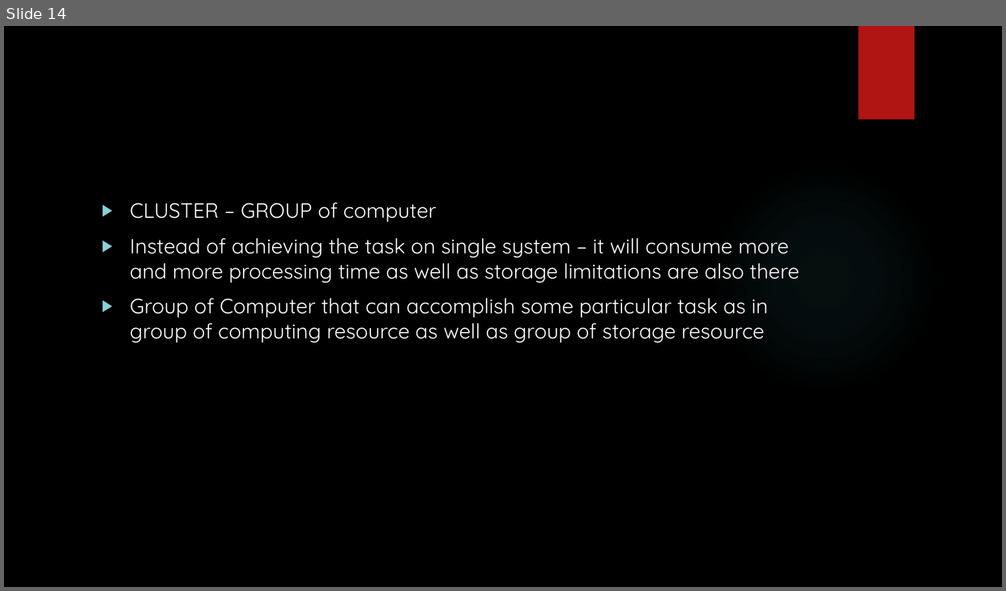
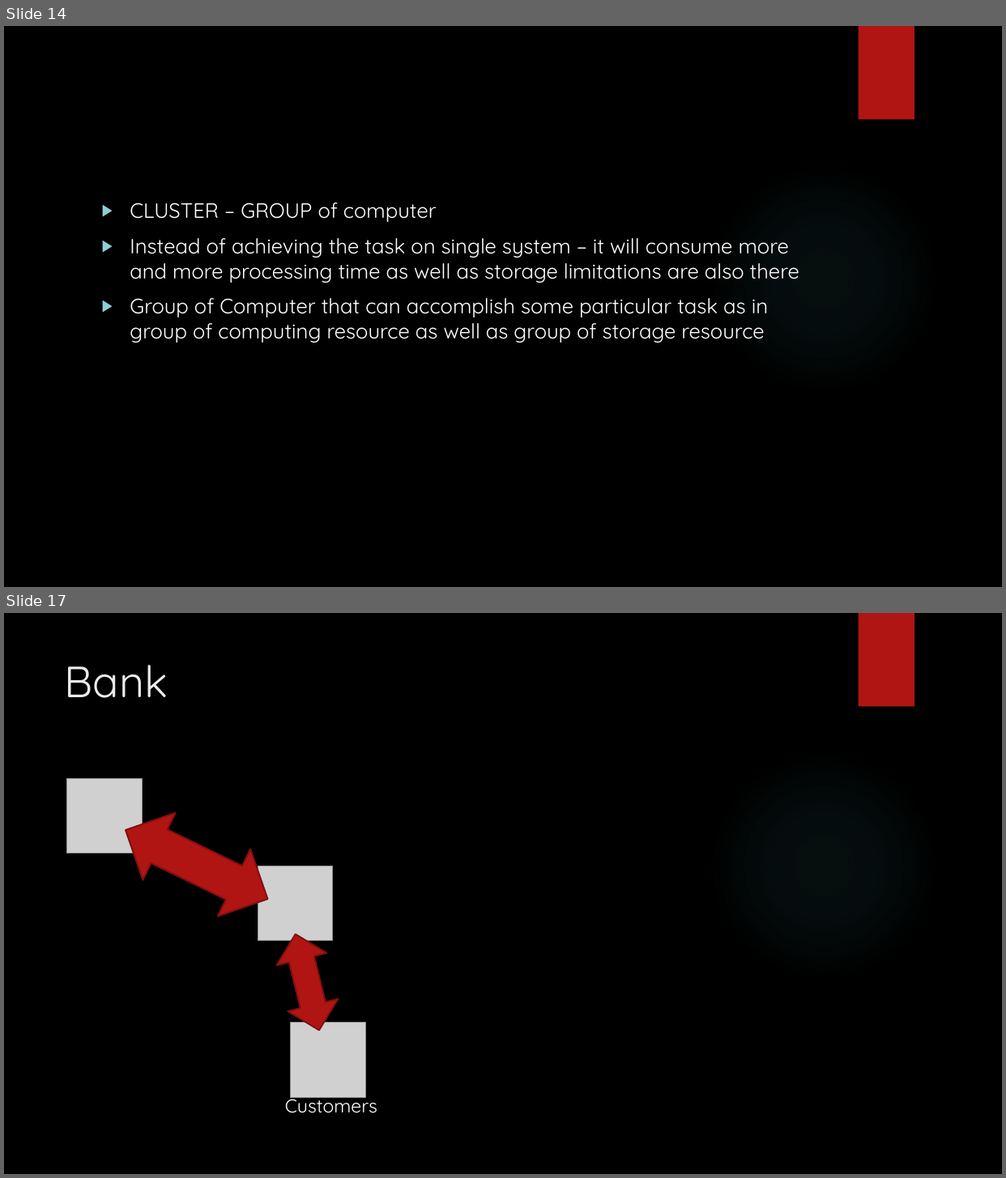
Before and after one commit to karthick1808/hadoopfundamentals, a slide deck: New Microsoft PowerPoint Presentation.pptx. Shown one above the other, each under a label of ours: slide 14 before the commit, slides 14 and 17 after it; the slides between them are not shown. The pictures are 1006x591 and 1006x1178 pixels, drawn with LibreOffice and Linux fonts; fonts in the diff are those of the drawing; grey boxes stand for pictures; background and template pictures are left out. Boxes give left, top, right and bottom in pixels: in the first picture for what was removed or moved away, otherwise in the second. Text is boxed around its words. In the diff, an @@ line names an element or a change of style, - is before the commit and + after.

```diff
--- a/New Microsoft PowerPoint Presentation.pptx
+++ b/New Microsoft PowerPoint Presentation.pptx
@@ slide 17 added at (4,613,1002,1174), background picture (left out); not listed: 2 template elements that a slide beside it also shows @@
@@ title added at (65,665,168,698), 42 pt, text #EBEBEB @@
+Bank
@@ picture added at (67,778,142,854) @@
@@ up down arrow added at (109,797,283,933), fill #B01513, outline #82100E 1.5 pt @@
@@ picture added at (258,866,333,941) @@
@@ up down arrow added at (270,928,344,1037), fill #B01513, outline #82100E 1.5 pt @@
@@ picture added at (291,1023,365,1097) @@
@@ text added at (285,1093,377,1114), 18 pt, text #FFFFFF @@
+Customers
```
Also in this commit, not shown: 4 slides changed, 4 other slides added.
